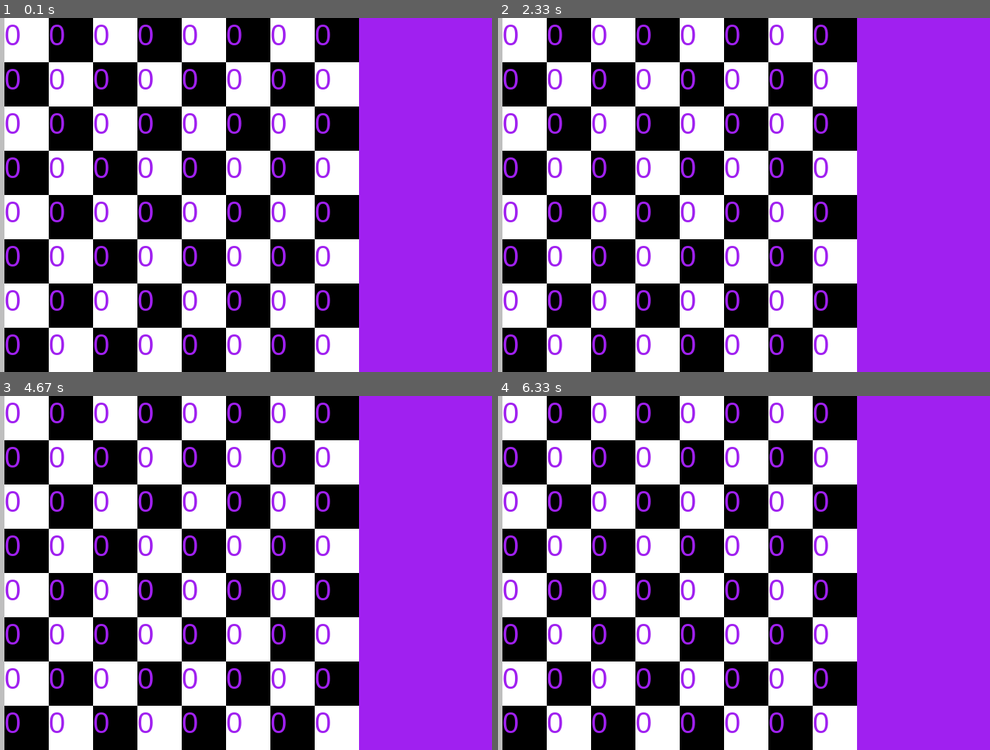
Above: before the commit, frames 1-4 (two rows, left to right).
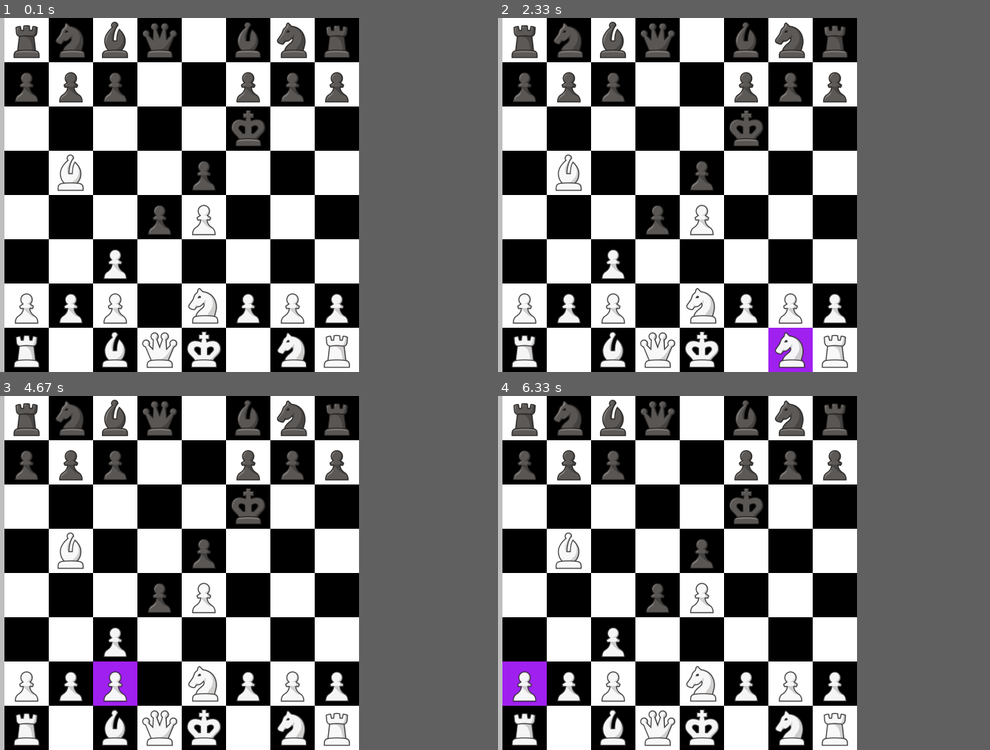
Above: after the commit, the same moments.

Repository: 0yassin/pyngin
Game: pygame game, started from src/main.py
Same seed, same stepped clock (60 frames per second), same inputs: the game is played once before the commit and once after it.
Inputs (mouse positions are in pixels of both pictures, inside the frame that each line leads up to):
- Up to frame 1 (0.1 s): no input
- Up to frame 2 (2.33 s): click (655, 195) at 0.38 s; click (803, 318) at 1.22 s; click (552, 64) at 1.55 s; click (807, 329) at 2.22 s
- Up to frame 3 (4.67 s): click (93, 456) at 2.55 s; click (300, 665) at 2.92 s; click (246, 509) at 3.38 s; click (98, 675) at 4.62 s
- Up to frame 4 (6.33 s): click (763, 611) at 4.95 s; click (680, 672) at 5.62 s; click (783, 657) at 5.95 s; click (517, 696) at 6.28 s
The window is 720x480 before the commit and 540x480 after it. Grey fills any space a smaller window leaves; there, only what the larger window draws over its background counts as a difference.

The runs differ from the first frame. In frame 1, 14% of the frame differs, in the area x 1-72%, y 1-99%; in frame 2, 15%; in frame 3, 15%; in frame 4, 15%.

Commit message:
added board GUI, added ability to select squares/pieces though only white can select for now

Diff:
--- a/src/board.py
+++ b/src/board.py
@@ -15,5 +15,11 @@
 
         self.en_passant_square = None
 
-    def possible_moves(self, state):
+        self.move_n = 1
+
+    def get_possible_moves(self, state):
+        return []
+
+    def make_move(self, state, move):
+        print(f"made move: {move}")
         return
--- a/src/converter.py
+++ b/src/converter.py
@@ -0,0 +1,57 @@
+import pieces
+from board import Board
+
+board = Board()
+
+
+piece_table = {
+    "p":-1,
+    "r":-4,
+    "n":-2,
+    "b":-3,
+    "q":-5,
+    "k":-6,
+
+    "P":1,
+    "R":4,
+    "N":2,
+    "B":3,
+    "Q":5,
+    "K":6,
+}
+
+
+def convert_fen(fen:str, board:Board):
+    parts = fen.split(" ")
+    ranks = parts[0].split("/")
+    curr_square = 0
+    for rank in ranks:
+        for piece in rank:
+            if piece in piece_table:
+                board.state[curr_square] = piece_table.get(piece)
+                curr_square+=1
+            else:
+                empty_squares = int(piece)
+                for i in range(empty_squares):
+                    board.state[curr_square] = 0
+                    curr_square+=1
+    if parts[1] == 'w':
+        board.white_to_move = True
+    else:
+        board.white_to_move = False
+
+    if "K" in parts[2]:
+        board.castling_rights['wk'] = True
+    if "Q" in parts[2]:
+        board.castling_rights['wq'] = True
+
+
+    if "k" in parts[2]:
+        board.castling_rights['bk'] = True
+    if "q" in parts[2]:
+        board.castling_rights['bq'] = True
+
+    if parts[3] != "-":
+        board.en_passant_square = parts[3]
+
+    board.move_n = parts[5]
--- a/src/main.py
+++ b/src/main.py
@@ -1,55 +1,106 @@
+from converter import convert_fen
 import pygame
 from board import Board
-
-
-
-
-
-pygame.init()
-
+import os
 
 dark = (0,0,0)
 light = (255,255,255)
-
 sq_size = 60
 
+pygame.init()
+screen = pygame.display.set_mode((540, sq_size*8))
+clock = pygame.time.Clock()
+running = True
 font = pygame.font.SysFont("Arial", 40)
 
+board = Board()
+position = "rnbq1bnr/ppp2ppp/5k2/1B2p3/3pP3/2P5/PPP1NPPP/R1BQK1NR w KQ - 0 1"
+convert_fen(position, board)
 
+gui_pieces_paths = {
+    1: "assets/wp.png",
+    2: "assets/wn.png",
+    3: "assets/wb.png",
+    4: "assets/wr.png",
+    5: "assets/wq.png",
+    6: "assets/wk.png",
 
-board = Board()
+    -1: "assets/bp.png",
+    -2: "assets/bn.png",
+    -3: "assets/bb.png",
+    -4: "assets/br.png",
+    -5: "assets/bq.png",
+    -6: "assets/bk.png"
+}
 
-screen = pygame.display.set_mode((720, sq_size*8))
-clock = pygame.time.Clock()
-running = True
+gui_pieces_table = {}
+
+def load_game_assets():
+    for piece_value, path in gui_pieces_paths.items():
+        try:
+            raw_image = pygame.image.load(path).convert_alpha()
+            scaled_image = pygame.transform.smoothscale(raw_image, (sq_size, sq_size))
+            gui_pieces_table[piece_value] = scaled_image
+        except pygame.error as e:
+            print(f"Error loading asset {path}: {e}")
+
+load_game_assets()
+
+selected_square = None
+selected_piece = (None, None)
+possible_moves = board.get_possible_moves(board.state)
 
 
 while running:
-
     for event in pygame.event.get():
         if event.type == pygame.QUIT:
             running = False
+
+        elif event.type == pygame.MOUSEBUTTONDOWN:
+            mouse_x, mouse_y = pygame.mouse.get_pos()
+            if mouse_x >= 60:
+                c = (mouse_x - 60) // sq_size
+                r = mouse_y // sq_size
+
+
+                if (selected_square, (r*8) + c ) in possible_moves:
+                        board.make_move((selected_square, (r*8) + c))
+                        selected_piece = (None, None)
+                        selected_square = None
+                        possible_moves = board.get_possible_moves(board.state)
+                else:
+                    selected_square = (r * 8) + c
+
+                    if board.state[selected_square] > 0:
+                        selected_piece = (selected_square, board.state[selected_square])
+                    else:
+                        selected_piece = (None, None)
+
 
     screen.fill("purple")
 
 
     for r in range(8):
         for c in range(8):
-            if (r+c) % 2 == 0:
-                color = light
+
+            if selected_piece[0] != r*8+c:
+                if (r+c) % 2 == 0:
+                    color = light
+                else:
+                    color=dark
+
             else:
-                color=dark
-
-
-            gui_board = pygame.draw.rect(screen, color, (c*sq_size+60, r*sq_size, sq_size, sq_size))
-            index = (r*8)+c
-            text_surface = font.render(str(board.state[index]), True, "purple")
-
-
-            screen.blit(text_surface, (c*sq_size+60, r*sq_size))
+                color= "purple"
 
 
 
+            xpos_ = c*sq_size+60
+            ypos_ = r*sq_size
+            gui_board = pygame.draw.rect(screen, color, (xpos_, ypos_, sq_size, sq_size))
+            index = (r*8)+c
+
+            if gui_pieces_table.get(board.state[index]):
+                screen.blit(gui_pieces_table.get(board.state[index]), (xpos_, ypos_))
 
 
     pygame.draw.rect(screen, "gray", (0,0, sq_size, screen.get_height()))
--- a/src/pieces.py
+++ b/src/pieces.py
@@ -4,3 +4,14 @@
 ROOK = 4
 QUEEN = 5
 KING = 6
+
+
+UP = -8
+DOWN = 8
+LEFT = -1
+RIGHT = 1
+
+DIAGONAL_UP_LEFT = -9
+DIAGONAL_UP_RIGHT = -7
+DIAGONAL_DOWN_LEFT = 7
+DIAGONAL_DOWN_RIGHT = 9
Binary file added: assets/bb.png
Binary file added: assets/bk.png
Binary file added: assets/bn.png
Binary file added: assets/bp.png
Binary file added: assets/bq.png
Binary file added: assets/br.png
Binary file added: assets/wb.png
Binary file added: assets/wk.png
Binary file added: assets/wn.png
Binary file added: assets/wp.png
Binary file added: assets/wq.png
Binary file added: assets/wr.png
(and 1 more such lines)
